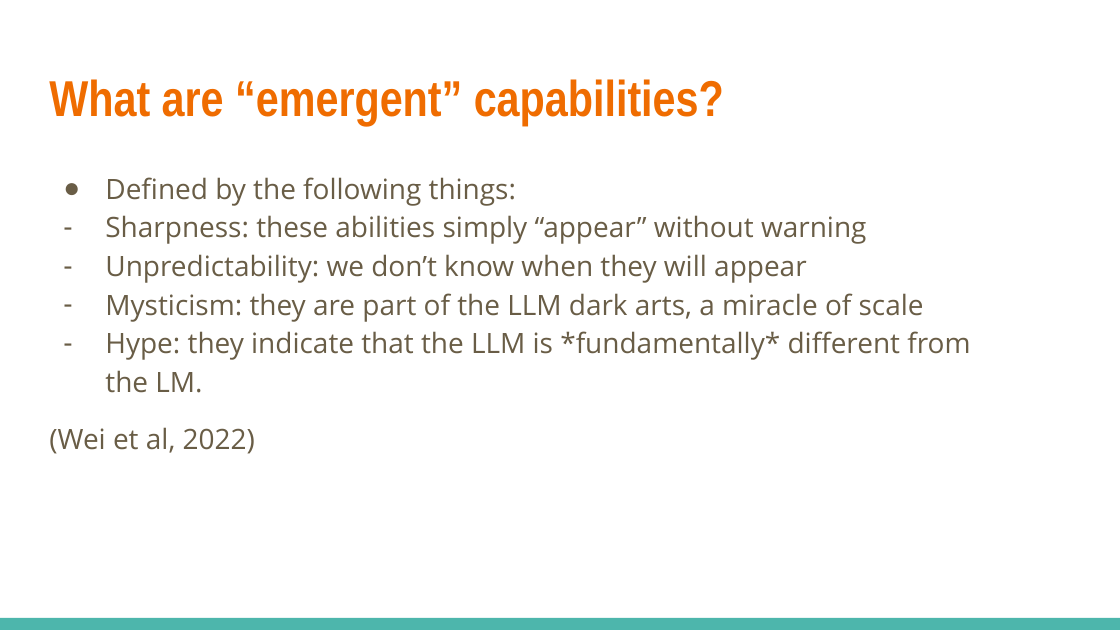
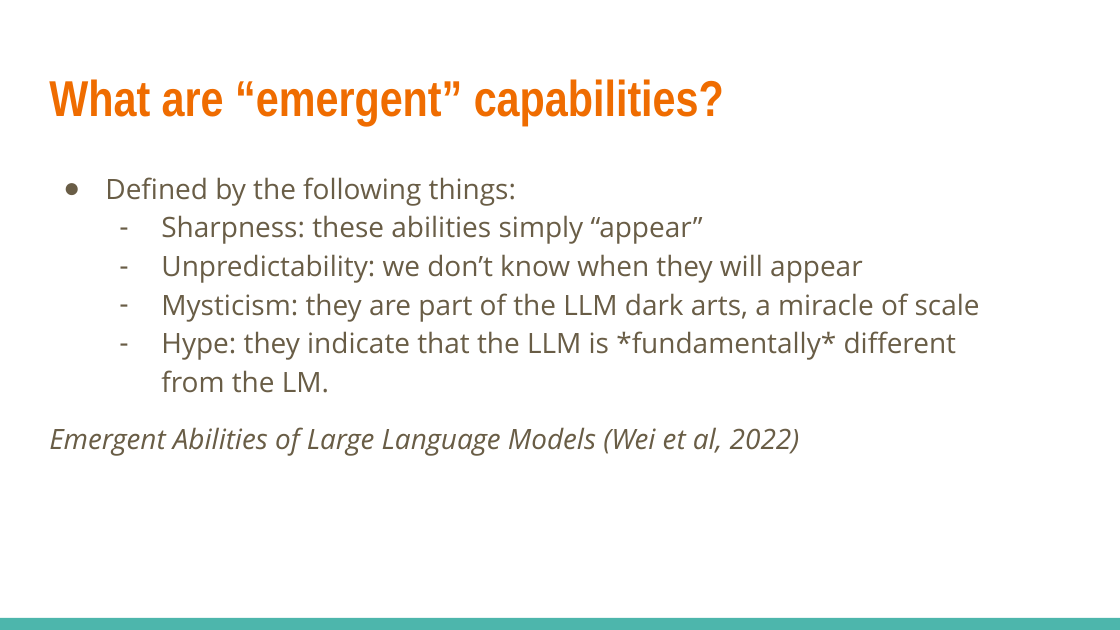
Before and after one commit to JHU-CLSP/csci-601-771-self-supervised-models, a slide deck: slide 2 of fa2024/files/presentations/9-19-EmergentAbility-Zhong-Bafna.pptx. Drawn at 1120x630 pixels with LibreOffice and Linux fonts; fonts in the diff are those of the drawing. Boxes give left, top, right and bottom in pixels: in the first picture for what was removed or moved away, otherwise in the second. Text is boxed around its words. In the diff, an @@ line names an element or a change of style, - is before the commit and + after.

```diff
--- a/fa2024/files/presentations/9-19-EmergentAbility-Zhong-Bafna.pptx
+++ b/fa2024/files/presentations/9-19-EmergentAbility-Zhong-Bafna.pptx
@@ text at [161, 215, 703, 244]: text changed @@
-– Sharpness: these abilities simply “appear” without warning
+– Sharpness: these abilities simply “appear”
@@ text at [161, 254, 980, 393]: indent changed @@
@@ text at [49, 427, 800, 456]: text changed; italic on @@
-(Wei et al, 2022)
+Emergent Abilities of Large Language Models (Wei et al, 2022)
```
Also in this commit, not shown: 12 other slides changed, 18 slides added, 5 slides removed, 1 other file.
